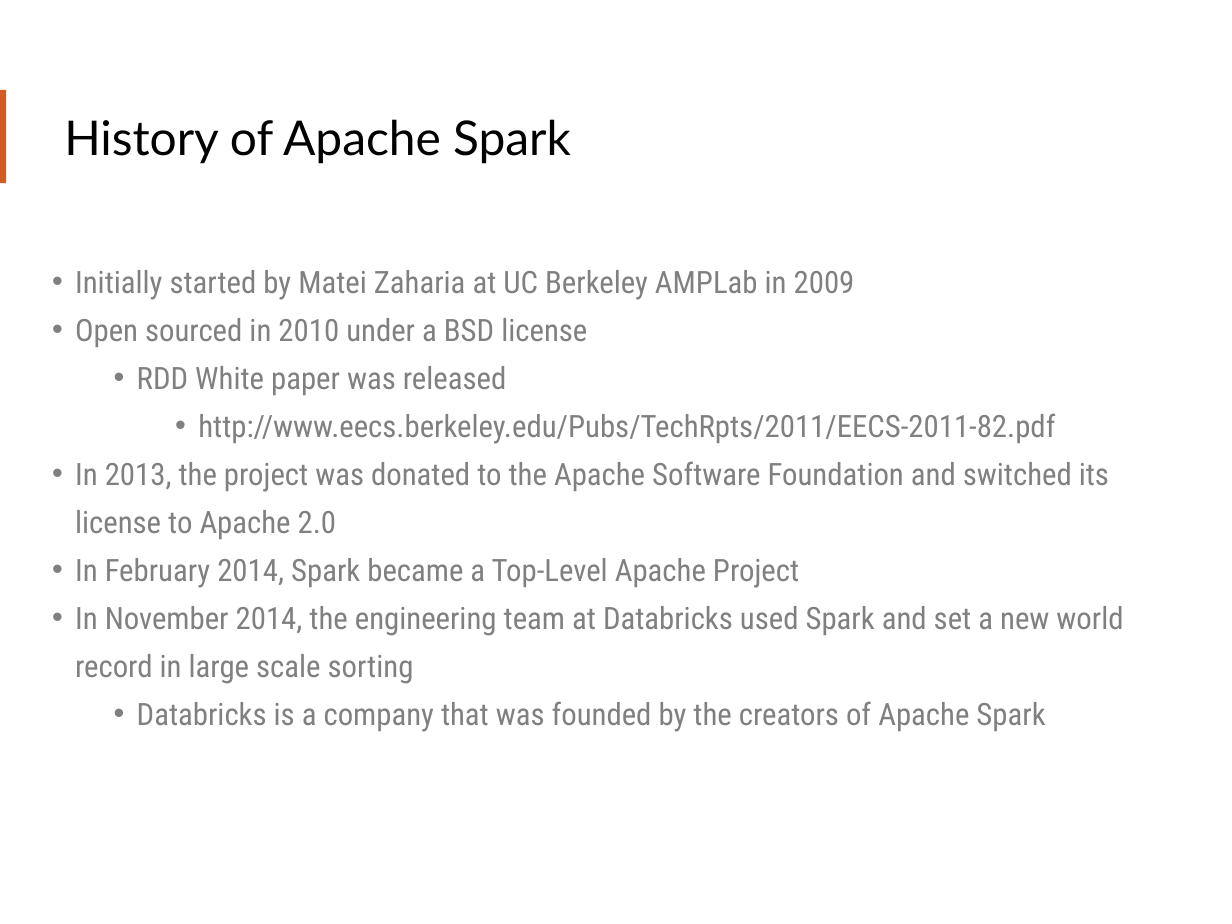
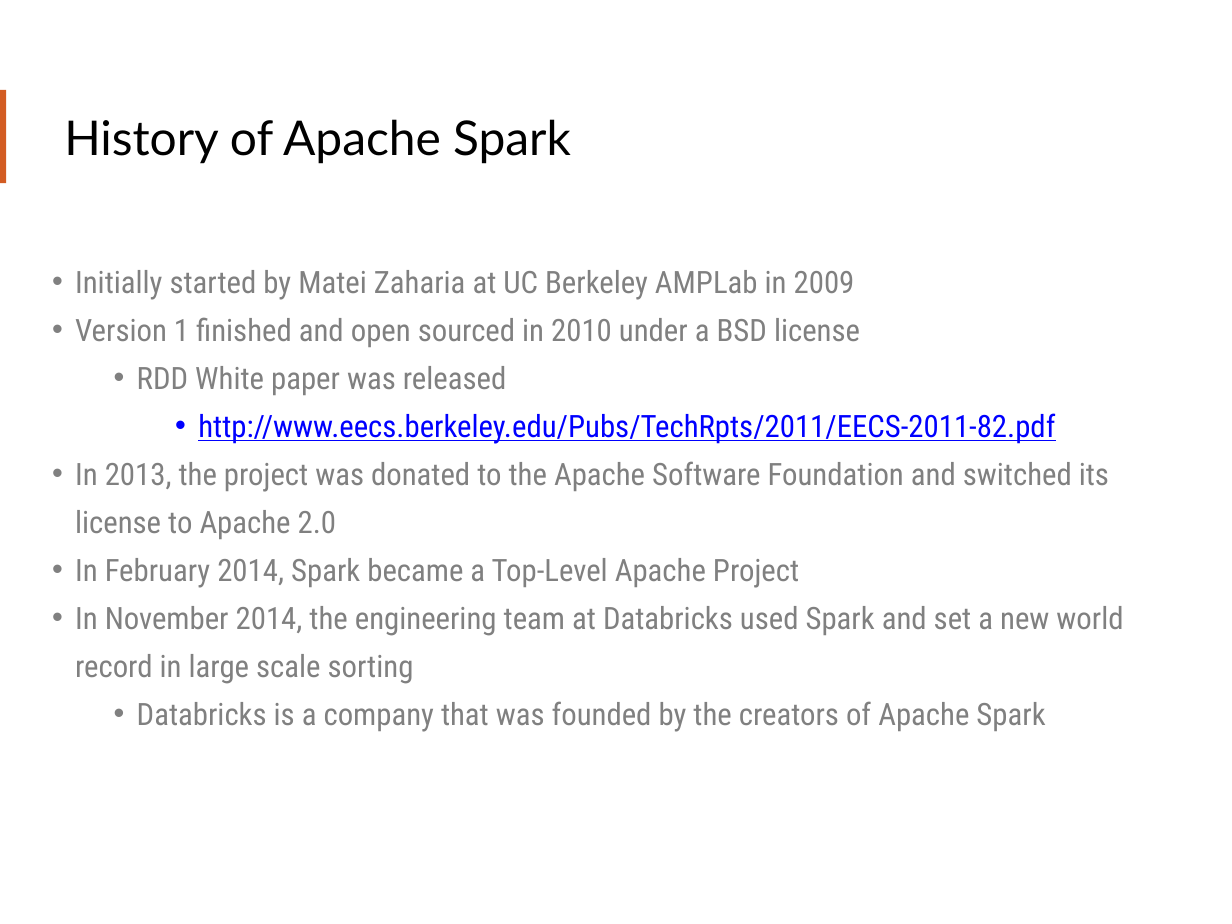
Before and after one commit to teamclairvoyant/intro-to-spark, a slide deck: slide 5 of Intro to Apache Spark Slides.pptx. Drawn at 1232x924 pixels with LibreOffice and Linux fonts; fonts in the diff are those of the drawing. Boxes give left, top, right and bottom in pixels: in the first picture for what was removed or moved away, otherwise in the second. Text is boxed around its words. In the diff, an @@ line names an element or a change of style, - is before the commit and + after.

Commit message:
Updating slides and formatting for exercise documents.

```diff
--- a/Intro to Apache Spark Slides.pptx
+++ b/Intro to Apache Spark Slides.pptx
@@ text at [75, 317, 860, 347]: text changed @@
-• Open sourced in 2010 under a BSD license
+• Version 1 finished and open sourced in 2010 under a BSD license
@@ text at [198, 413, 1055, 444]: text colour #808080 to #0000FF, underline on in "http://www.eecs.berkeley.edu/Pubs/TechRpts/2011/EECS-2011-82 ..." @@
```
Also in this commit, not shown: 17 other slides changed, 1 slide added, 1 slide removed, 2 other files.
